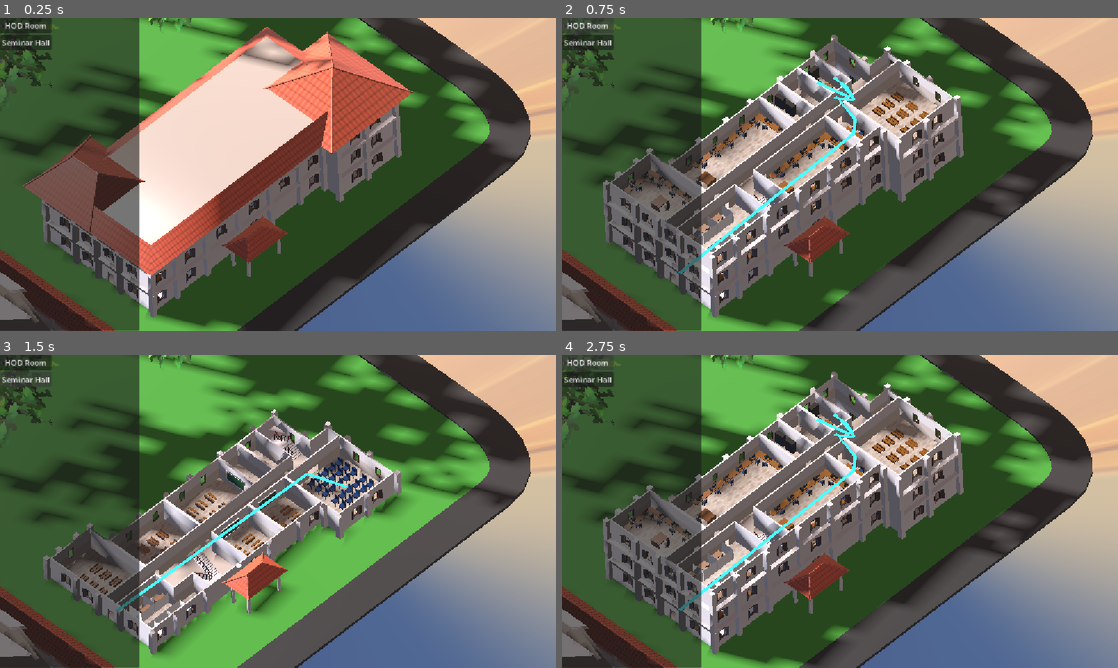
Above: before the commit, frames 1-4 (two rows, left to right).
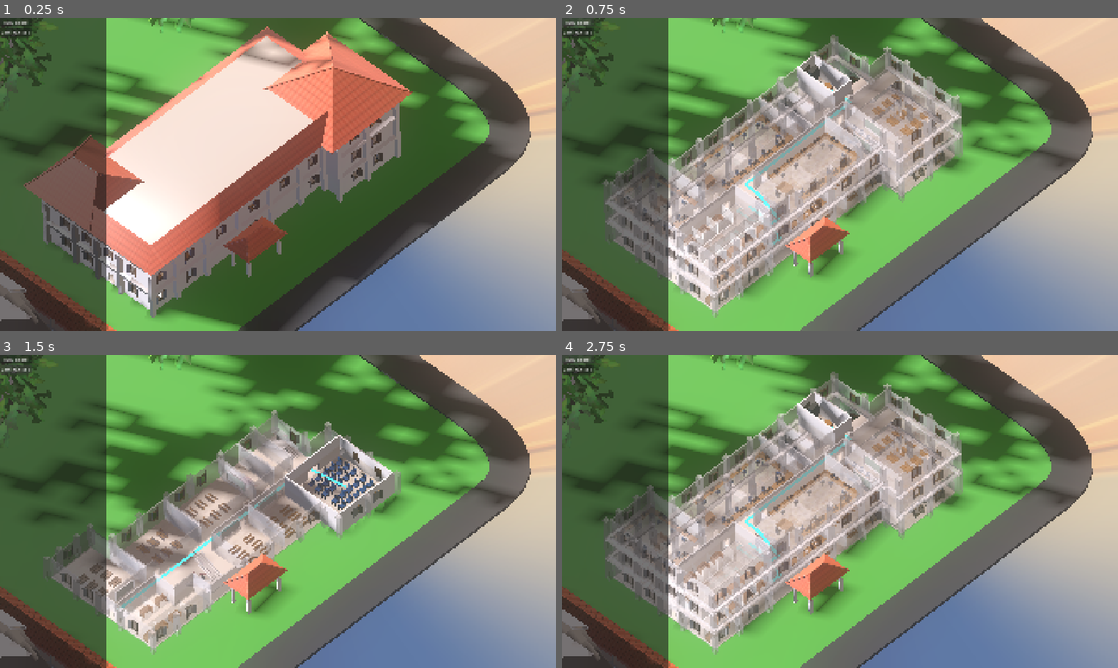
Above: after the commit, the same moments.

Repository: m-azino/3-dmap
Game: Godot game, scene res://scenes/cs.tscn
The game is run twice, just before and just after one commit, with the same random seed, the same clock (stepped at 60 frames per second) and the same inputs.
Inputs:
- Up to frame 1 (0.25 s): no input
- Up to frame 2 (0.75 s): click "HOD Room" at 0.5 s
- Up to frame 3 (1.5 s): click "Seminar Hall" at 1.25 s
- Up to frame 4 (2.75 s): click "HOD Room" at 2 s

The runs differ from the first frame. In frame 1, 17% of the frame differs, in the area x 0-100%, y 0-100%; in frame 2, 46%; in frame 3, 28%; in frame 4, 46%.

Commit message:
transparent rooms + better path

Diff:
--- a/project.godot
+++ b/project.godot
@@ -17,6 +17,9 @@
 
 [display]
 
+window/size/viewport_width=1920
+window/size/viewport_height=1080
+window/size/mode=3
 window/stretch/mode="canvas_items"
 window/stretch/aspect="expand"
 
--- a/scenes/cs.gd
+++ b/scenes/cs.gd
@@ -35,11 +35,17 @@
 	draw_path_line(path_points)
 
 func handle_floor_visibility(room_name: String):
-	# Loop through EVERY child node inside your imported cseblock model
+	# Determine target floor (1, 2, or 3)
+	var target_floor := 1
+	if room_name.begins_with("CS2"):
+		target_floor = 2
+	elif room_name.begins_with("CS3"):
+		target_floor = 3
+
 	for child in cse_block.get_children():
 		var node_name: String = child.name
 
-		# 1. ALWAYS hide CSroof1 when ANY CS room is chosen (CSroof2 stays visible)
+		# 1. Roofs
 		if node_name.begins_with("CSroof1"):
 			child.visible = false
 			continue
@@ -47,23 +53,55 @@
 			child.visible = true
 			continue
 
-		# 2. Ground floor (CS1) is ALWAYS visible no matter what
+		# 2. Floor Slice Visibility
 		if node_name.begins_with("CS1"):
 			child.visible = true
+		elif node_name.begins_with("CS2"):
+			child.visible = (target_floor >= 2)
+		elif node_name.begins_with("CS3"):
+			child.visible = (target_floor >= 3)
 
-		# 3. First floor (CS2) is hidden ONLY if a CS1 room was chosen
-		elif node_name.begins_with("CS2"):
-			if room_name.begins_with("CS1"):
-				child.visible = false
-			else:
-				child.visible = true
+		# 3. KEEP ALL FLOOR SLABS SOLID! (No grass peeking through!)
+		# This skips applying transparency to CS1floor, CS2floor, and CS3floor
+		if "floor" in node_name.to_lower():
+			set_room_style(child, false, false) # Opaque, no glow
+			continue
 
-		# 4. Second floor (CS3) is hidden if a CS1 OR CS2 room was chosen
-		elif node_name.begins_with("CS3"):
-			if room_name.begins_with("CS1") or room_name.begins_with("CS2"):
-				child.visible = false
-			else:
-				child.visible = true
+		# 4. GLOW & TRANSPARENCY APPLY TO ROOMS/WALLS
+		if node_name == room_name:
+			set_room_style(child, false, true) # Not transparent, YES glow
+		else:
+			set_room_style(child, true, false) # YES transparent (40%), NO glow
+
+func set_room_style(node: Node, make_transparent: bool, make_glow: bool):
+	if not node is MeshInstance3D:
+		return
+
+	for i in range(node.get_surface_override_material_count()):
+		var mat = node.get_active_material(i)
+		if not mat is StandardMaterial3D:
+			continue
+
+		mat = mat.duplicate()
+		node.set_surface_override_material(i, mat)
+
+		if make_glow:
+			# 1. Solid opaque + Soft, subtle highlight glow
+			mat.transparency = BaseMaterial3D.TRANSPARENCY_DISABLED
+			mat.albedo_color.a = 1.0
+			mat.emission_enabled = true
+
+			# Use a softer cyan-white tint so you can still see the original wall texture
+			mat.emission = Color(1.0, 1.0, 1.0, 1.0)
+
+			# Dropped from 2.5 to 0.6 so it glows gently instead of blinding you
+			mat.emission_energy_multiplier = 0.1
+
+		elif make_transparent:
+			# 2. Bumped up to 40% opacity ("Glass Mode")
+			mat.transparency = BaseMaterial3D.TRANSPARENCY_ALPHA
+			mat.albedo_color.a = 0.40
+			mat.emission_enabled = false
 
 func draw_path_line(points: PackedVector3Array):
 	var mesh = path_line.mesh as ImmediateMesh
--- a/scenes/cs.tscn
+++ b/scenes/cs.tscn
@@ -6,7 +6,6 @@
 
 [sub_resource type="StandardMaterial3D" id="StandardMaterial3D_istb3"]
 cull_mode = 2
-no_depth_test = true
 shading_mode = 0
 albedo_color = Color(0.2953924, 0.9999997, 0.9985518, 1)
 
@@ -36,8 +35,8 @@
 [node name="UI" type="CanvasLayer" parent="." unique_id=54666594]
 
 [node name="Panel" type="Panel" parent="UI" unique_id=2122558402]
-offset_right = 289.0
-offset_bottom = 647.0
+offset_right = 367.0
+offset_bottom = 1080.0
 
 [node name="VBoxContainer" type="VBoxContainer" parent="UI/Panel" unique_id=275410865]
 layout_mode = 0
--- a/scenes/map_scene.tscn
+++ b/scenes/map_scene.tscn
@@ -138,6 +138,8 @@
 ambient_light_sky_contribution = 0.5
 ambient_light_energy = 0.0
 reflected_light_source = 2
+glow_enabled = true
+glow_bloom = 1.0
 
 [node name="map_scene" type="Node3D" unique_id=143631644]
 
Binary file changed: models/cse/cseblock.glb
